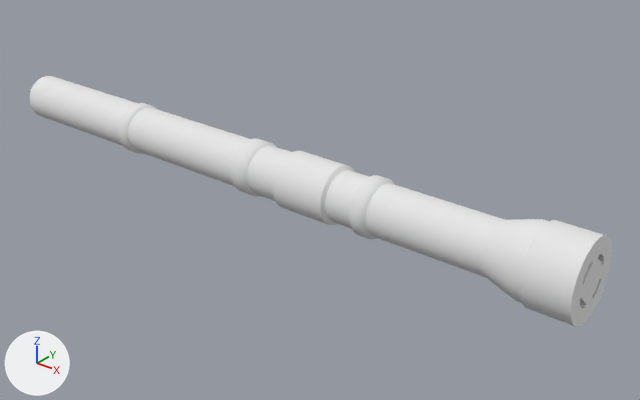
The OBJ model E'sTankCannonsMod/E'sTankCannonsMod/Resources/Models/100mmL31_recoilless.obj as it was, and as the next commit left it.
One viewpoint serves both versions: a 50 mm lens placed at (2.27, -2.82, 1.7), pointed at (-0.09, 0.13, -0.13). The axes (+X, +Y, +Z) are drawn at lower left. The lights are the same throughout. Where no turn or scale is listed for an object, it has been applied to the vertices.

The first picture shows '105mmL31recoilless'.
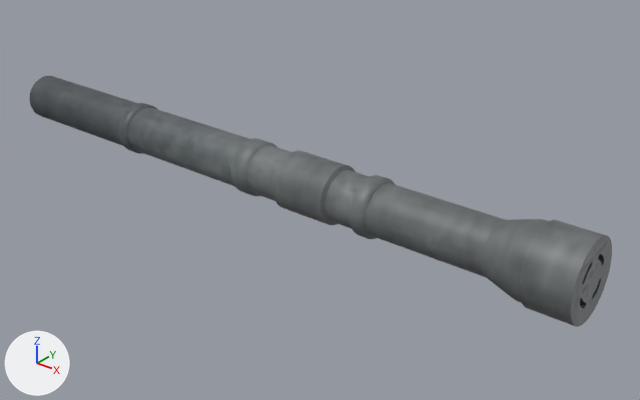
Where the change shows, as pixel boxes (x1, y1, x2, y2) in the pictures (640 x 400 px):
'105mmL31recoilless', surface changed (white to grey)
    both: (30, 76, 612, 327)

Edits to the bpy script that builds the scene:
```text
Add img_e_canon_tex_png:
    img_e_canon_tex_png = load_image('E-Canon_tex.png', '../Textures/E-Canon_tex.png', 1024, 1024, 'sRGB')
Change mat_e_canon:
    remove mat_e_canon.base_color = (0.8, 0.8, 0.8)  # white #e7e7e7
    mat_e_canon.roughness: 1.0 -> 0.5
    add mat_e_canon.texture = img_e_canon_tex_png
```
